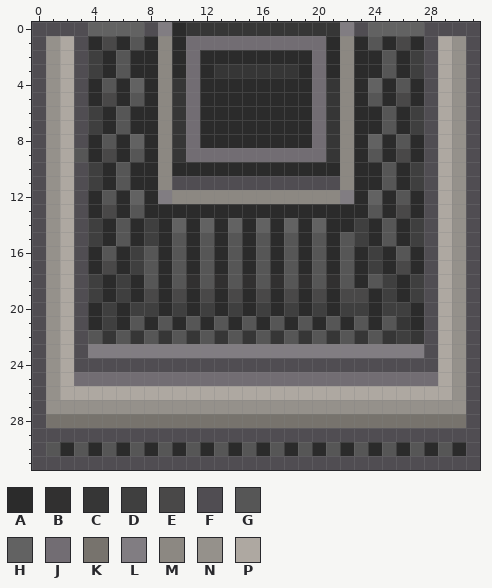
Pixel-art sprite: Resources/Textures/Structures/Walls/solid.rsi/rgeneric.png. Above is the file before it was changed.
The file is 32x32 pixels. Colours within 5 levels of each other are drawn and written as one.
Palette (. is transparent): A #2b2b2b  B #313030  C #363636  D #3f3f3f  E #494848  F #504d52  G #565656  H #626262  J #726d73  K #77736d  L #817d82  M #8c8882  N #95918b  P #aea8a1
Pixels before, first column x 0:
 0 FFFFHHHHFLACCCCCCCCCCCLFHHHHFFFF
 1 FNPFAEAGAMAJJJJJJJJJJAMAGAEAFPNF
 2 FNPFDAGAAMAJAAAAAAAAJAMAAGADFPNF
 3 FNPFDAGAAMAJACCCCCCAJAMAAGADFPNF
 4 FNPFAGAHAMCJAAAAAAAAJCMAHAGAFPNF
 5 FNPFAEAGAMCJAAAAAAAAJCMAGAEAFPNF
 6 FNPFDAGAAMCJAAAAAAAAJCMAAGADFPNF
 7 FNPFDAGAAMCJAAAAAAAAJCMAAGADFPNF
 8 FNPFAGAHAMCJAAAAAAAAJCMAHAGAFPNF
 9 FNPGAEAGAMCJJJJJJJJJJCMAGAEAFPNF
10 FNPFDAGAAMAAAAAAAAAAAAMAAGADFPNF
11 FNPFDAGAAMFFFFFFFFFFFFMAAGADFPNF
12 FNPFAGAHALMMMMMMMMMMMMLAHAGAFPNF
13 FNPFAEAGAAAAAAAAAAAAAAAAGAEAFPNF
14 FNPFDAGADAHAHAHAHAHAHAADAGADFPNF
15 FNPFDAGADAGAGAGAGAGAGAGDAGADFPNF
16 FNPFAGADGAGAGAGAGAGAGAGADAGAFPNF
17 FNPFAEADGAGAGAGAGAGAGAGADAEAFPNF
18 FNPFDADAGAGBGBGBGBGBGBGAGDADFPNF
19 FNPFDADAEAEAEAEAEAEAEAEEADADFPNF
20 FNPFADADDADADADADADADADDADDAFPNF
21 FNPFADAGAGAGAGAGAGAGAGAGAGCAFPNF
22 FNPFGCGCGCGCGCGCGCGCGCGCGCDCFPNF
23 FNPFLLLLLLLLLLLLLLLLLLLLLLLLFPNF
24 FNPFFFFFFFFFFFFFFFFFFFFFFFFFFPNF
25 FNPJJJJJJJJJJJJJJJJJJJJJJJJJJPNF
26 FNPPPPPPPPPPPPPPPPPPPPPPPPPPPPNF
27 FNNNNNNNNNNNNNNNNNNNNNNNNNNNNNNF
28 FKKKKKKKKKKKKKKKKKKKKKKKKKKKKKKF
29 FFFFFFFFFFFFFFFFFFFFFFFFFFFFFFFF
30 FGAGAGAGAGAGAGAGAGAGAGAGAGAGAGAF
31 FFFFFFFFFFFFFFFFFFFFFFFFFFFFFFFF
After:
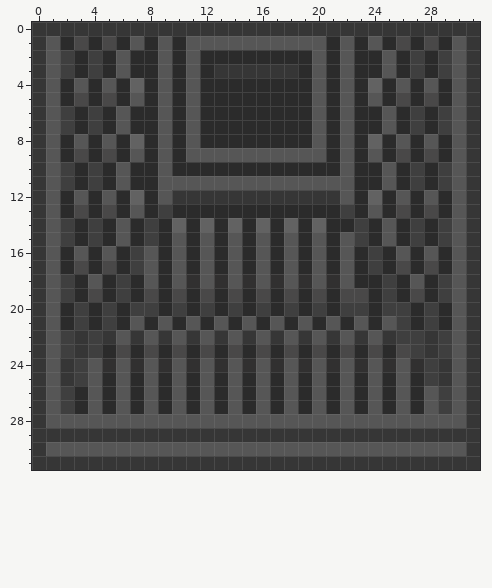
Edits made:
y 0: x 0..10 FFFFHHHHFLA -> CCCCCCCCCCC; x 22..31 LFHHHHFFFF -> CCCCCCCCCC
y 1: x 0..3 FNPF -> CGAE; x 9 M -> G; x 11..20 JJJJJJJJJJ -> GGGGGGGGGG; x 22 M -> G; x 28..31 FPNF -> EAGC
y 2..3: x 0..3 FNPF -> CGDA; x 9 M -> G; x 11 J -> G; x 20 J -> G; x 22 M -> G; x 28..31 FPNF -> ADGC
y 4: x 0..3 FNPF -> CGAG; x 9..11 MCJ -> GAG; x 20..22 JCM -> GAG; x 28..31 FPNF -> GAGC
y 5: x 0..3 FNPF -> CGAE; x 9..11 MCJ -> GAG; x 20..22 JCM -> GAG; x 28..31 FPNF -> EAGC
y 6..7: x 0..3 FNPF -> CGDA; x 9..11 MCJ -> GAG; x 20..22 JCM -> GAG; x 28..31 FPNF -> ADGC
y 8: x 0..3 FNPF -> CGAG; x 9..11 MCJ -> GAG; x 20..22 JCM -> GAG; x 28..31 FPNF -> GAGC
y 9: x 0..3 FNPG -> CGAE; x 9..22 MCJJJJJJJJJJCM -> GAGGGGGGGGGGAG; x 28..31 FPNF -> EAGC
y 10: x 0..3 FNPF -> CGDA; x 9 M -> G; x 22 M -> G; x 28..31 FPNF -> ADGC
y 11: x 0..3 FNPF -> CGDA; x 9..22 MFFFFFFFFFFFFM -> GGGGGGGGGGGGGG; x 28..31 FPNF -> ADGC
y 12: x 0..3 FNPF -> CGAG; x 9..22 LMMMMMMMMMMMML -> GCCCCCCCCCCCCG; x 28..31 FPNF -> GAGC
y 13: x 0..3 FNPF -> CGAE; x 9 A -> D; x 22 A -> D; x 28..31 FPNF -> EAGC
y 14..15: x 0..3 FNPF -> CGDA; x 28..31 FPNF -> ADGC
y 16: x 0..3 FNPF -> CGAG; x 28..31 FPNF -> GAGC
y 17: x 0..3 FNPF -> CGAE; x 28..31 FPNF -> EAGC
y 18: x 0..4 FNPFD -> CGDAG; x 24 G -> A; x 27..31 DFPNF -> GADGC
y 19: x 0..4 FNPFD -> CGDAE; x 27..31 DFPNF -> EADGC
y 20: x 0..3 FNPF -> CGAD; x 28..31 FPNF -> DAGC
y 21: x 0..3 FNPF -> CGAD; x 26 C -> D; x 28..31 FPNF -> DAGC
y 22: x 0..4 FNPFG -> CGDCD; x 27..31 CFPNF -> DCDGC
y 23: x 0..31 FNPFLLLLLLLLLLLLLLLLLLLLLLLLFPNF -> CGDCDAEAEAEAEAEAEAEAEAEAEAEDCDGC
y 24: x 0..31 FNPFFFFFFFFFFFFFFFFFFFFFFFFFFPNF -> CGCDGBGBGBGBGBGBGBGBGBGBGBGBDCGC
y 25: x 0..31 FNPJJJJJJJJJJJJJJJJJJJJJJJJJJPNF -> CGCDGAGAGAGAGAGAGAGAGAGAGAGADCGC
y 26: x 0..31 FNPPPPPPPPPPPPPPPPPPPPPPPPPPPPNF -> CGDAGAGAGAGAGAGAGAGAGAGAGAGAGDGC
y 27: x 0..31 FNNNNNNNNNNNNNNNNNNNNNNNNNNNNNNF -> CGDAGAGAGAGAGAGAGAGAGAGAGAGAGDGC
y 28: x 0..31 FKKKKKKKKKKKKKKKKKKKKKKKKKKKKKKF -> CGGGGGGGGGGGGGGGGGGGGGGGGGGGGGGC
y 29: x 0..31 FFFFFFFFFFFFFFFFFFFFFFFFFFFFFFFF -> CCCCCCCCCCCCCCCCCCCCCCCCCCCCCCCC
y 30: x 0 F -> C; x 2 A -> G; x 4 A -> G; x 6 A -> G; x 8 A -> G; x 10 A -> G; x 12 A -> G; x 14 A -> G; x 16 A -> G; x 18 A -> G; x 20 A -> G; x 22 A -> G; x 24 A -> G; x 26 A -> G; x 28 A -> G; x 30..31 AF -> GC
y 31: x 0..31 FFFFFFFFFFFFFFFFFFFFFFFFFFFFFFFF -> CCCCCCCCCCCCCCCCCCCCCCCCCCCCCCCC
Changed places in both pictures, as pixel boxes (x1, y1, x2, y2):
changed: (32, 22, 480, 470)
